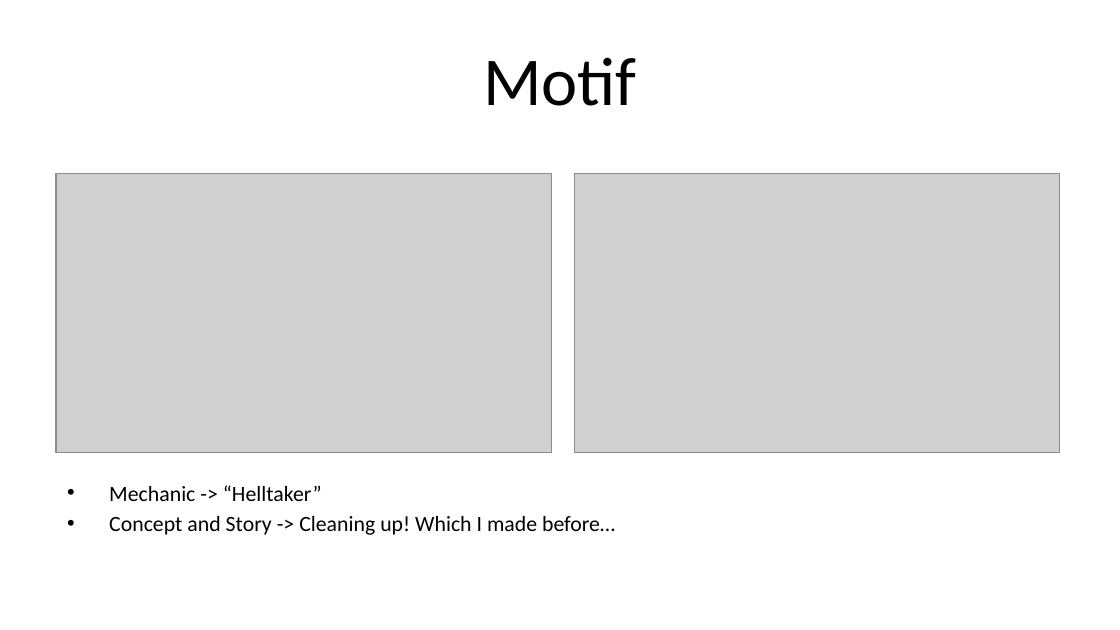
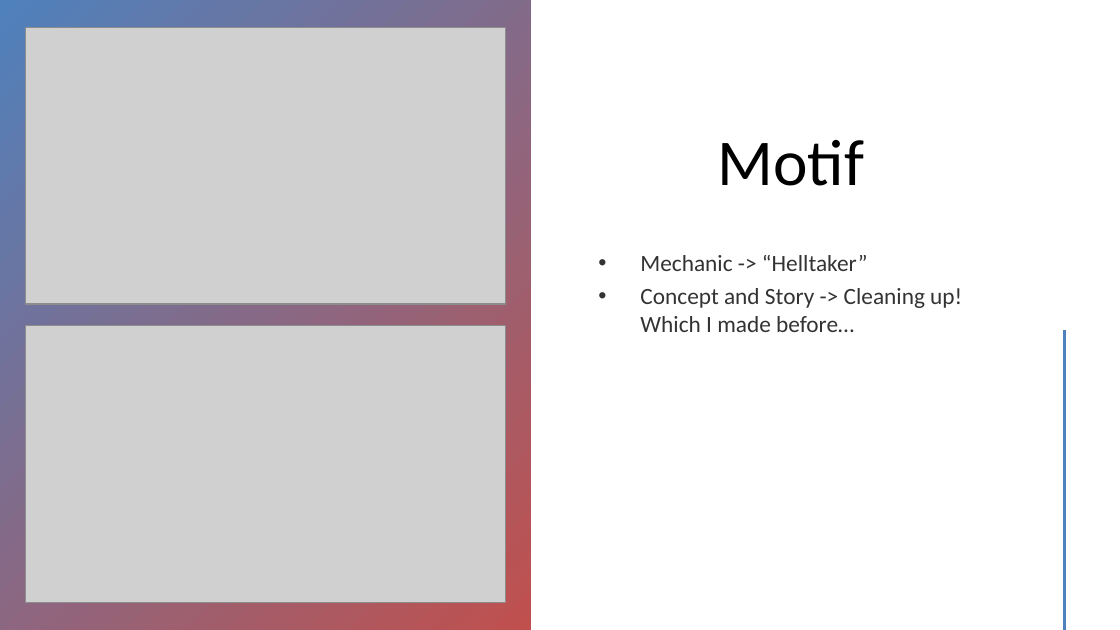
Before and after one commit to yeongrin/Yeongrin_J_AGA312-Rapid-Prototyping-June-24, a slide deck: slide 3 of AGA312 Assessment 2 Template.pptx. Drawn at 1120x630 pixels with LibreOffice and Linux fonts; fonts in the diff are those of the drawing; grey boxes stand for pictures. Boxes give left, top, right and bottom in pixels: in the first picture for what was removed or moved away, otherwise in the second. Text is boxed around its words. In the diff, an @@ line names an element or a change of style, - is before the commit and + after.

```diff
--- a/AGA312 Assessment 2 Template.pptx
+++ b/AGA312 Assessment 2 Template.pptx
@@ rectangle added at (x1=0, y1=0, x2=531, y2=629), fill gradient #4F81BD to #C0504D @@
@@ picture resized from (x1=56, y1=174, x2=551, y2=452) to (x1=26, y1=28, x2=505, y2=305) @@
@@ title "Motif" moved from (x1=483, y1=57, x2=637, y2=106) to (x1=718, y1=140, x2=865, y2=186) @@
@@ title "Motif" at (x1=718, y1=140, x2=865, y2=186): size 44 to 42 pt; vertical alignment middle to bottom @@
@@ text "Mechanic -> “Helltaker”" moved from (x1=109, y1=485, x2=615, y2=535) to (x1=640, y1=255, x2=962, y2=332) @@
@@ text "Mechanic -> “Helltaker”" at (x1=640, y1=255, x2=962, y2=332): size 14 to 15 pt, text colour #000000 to #000000 at 80% opacity @@
@@ picture resized from (x1=575, y1=174, x2=1060, y2=452) to (x1=26, y1=326, x2=505, y2=603) @@
@@ line added from (1064, 332) to (1064, 629), #C0504D 2 pt @@
```
Also in this commit, not shown: 5 other slides changed, 25 other files.
